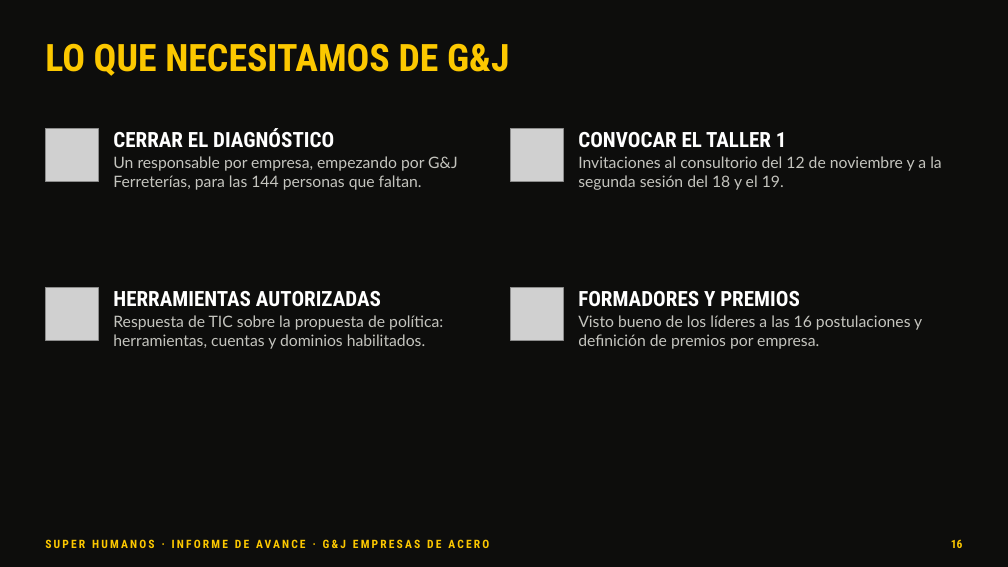
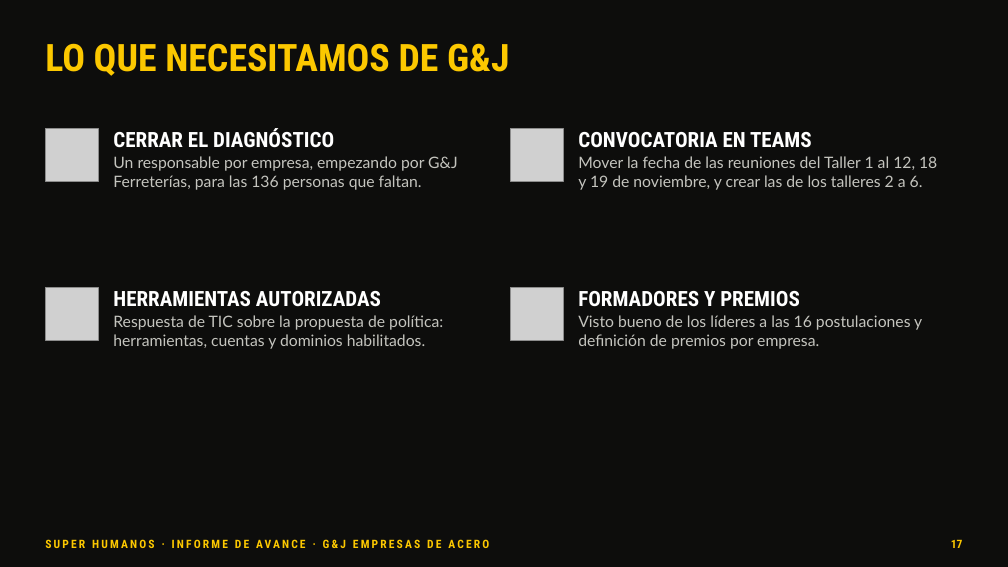
Before and after one commit to essika-u371/Super-Humanos, a slide deck: slide 17 of informes/Super Humanos · Informe de avance · G&J · 10 nov 2026.pptx (slide 16 before the commit). Drawn at 1008x567 pixels with LibreOffice and Linux fonts; fonts in the diff are those of the drawing; grey boxes stand for pictures. Boxes give left, top, right and bottom in pixels: in the first picture for what was removed or moved away, otherwise in the second. Text is boxed around its words. In the diff, an @@ line names an element or a change of style, - is before the commit and + after.

```diff
--- a/informes/Super Humanos · Informe de avance · G&J · 10 nov 2026.pptx
+++ b/informes/Super Humanos · Informe de avance · G&J · 10 nov 2026.pptx
@@ text at <box>578,132,812,148</box>: text changed @@
-CONVOCAR EL TALLER 1
+CONVOCATORIA EN TEAMS
@@ text at <box>113,156,457,190</box>: text changed @@
-Un responsable por empresa, empezando por G&J Ferreterías, para las 144 personas que faltan.
+Un responsable por empresa, empezando por G&J Ferreterías, para las 136 personas que faltan.
@@ text at <box>578,156,937,190</box>: text changed @@
-Invitaciones al consultorio del 12 de noviembre y a la segunda sesión del 18 y el 19.
+Mover la fecha de las reuniones del Taller 1 al 12, 18 y 19 de noviembre, y crear las de los talleres 2 a 6.
@@ page number at <box>951,539,963,548</box>: text changed @@
-16
+17
```
Also in this commit, not shown: 6 other slides changed, 1 slide added, 1 other file.
